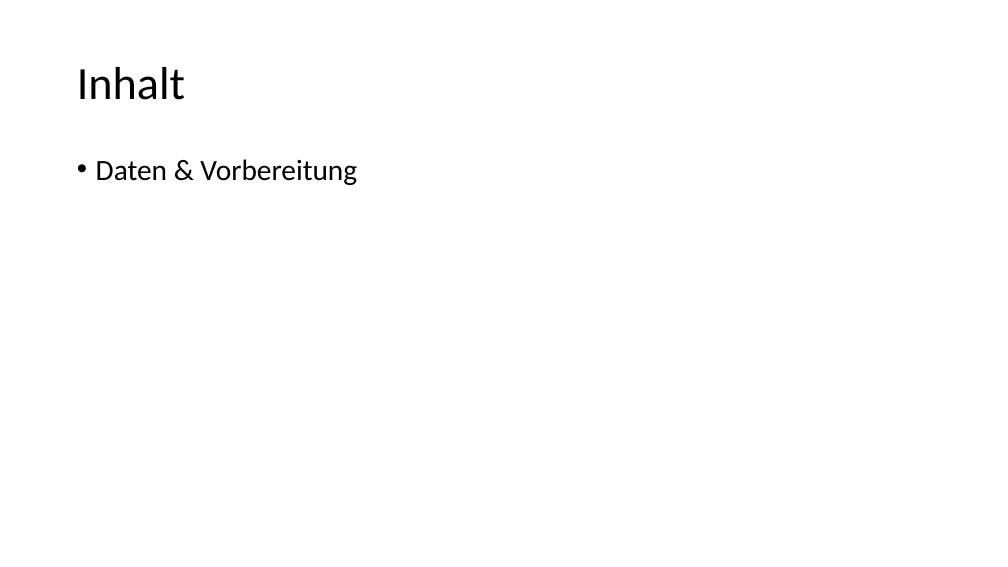
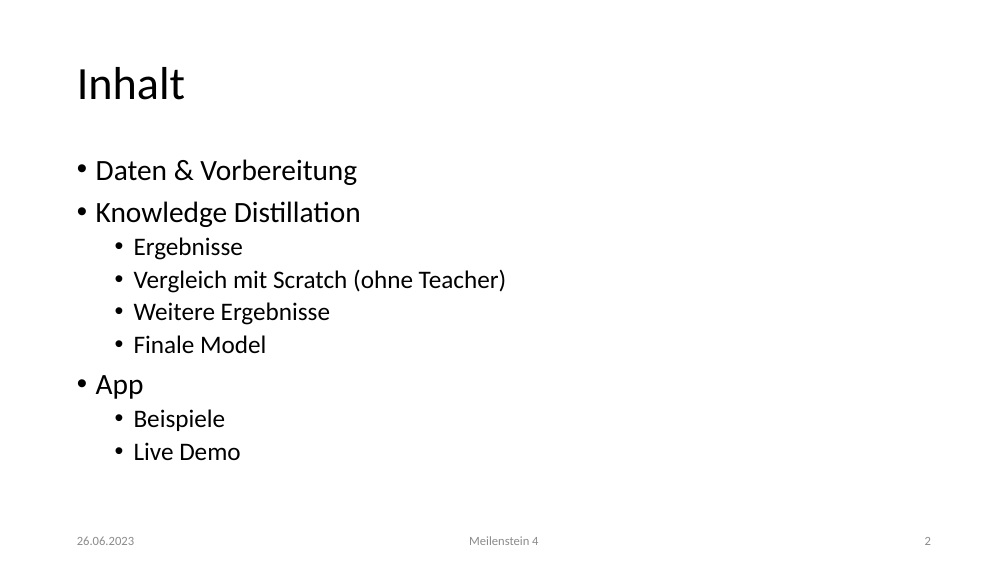
Before and after one commit to mfeller2000/DeepLearning-OCR-App, a slide deck: slide 2 of doc/meilensteine/MS4.pptx. Drawn at 1008x567 pixels with LibreOffice and Linux fonts; fonts in the diff are those of the drawing. Boxes give left, top, right and bottom in pixels: in the first picture for what was removed or moved away, otherwise in the second. Text is boxed around its words. In the diff, an @@ line names an element or a change of style, - is before the commit and + after.

```diff
--- a/doc/meilensteine/MS4.pptx
+++ b/doc/meilensteine/MS4.pptx
@@ text at bbox=[96, 201, 506, 460]: paragraphs added @@
+• Knowledge Distillation
+  • Ergebnisse
+  • Vergleich mit Scratch (ohne Teacher)
+  • Weitere Ergebnisse
+  • Finale Model
+• App
+  • Beispiele
+  • Live Demo
@@ text added at bbox=[77, 536, 134, 545], 12 pt, text #8C8C8C @@
+26.06.2023
@@ text added at bbox=[469, 536, 538, 545], 12 pt, text #8C8C8C @@
+Meilenstein 4
@@ page number added at bbox=[925, 537, 931, 545], 12 pt, text #8C8C8C @@
+2
```
Also in this commit, not shown: 2 other slides changed, 12 slides added, 17 other files.
